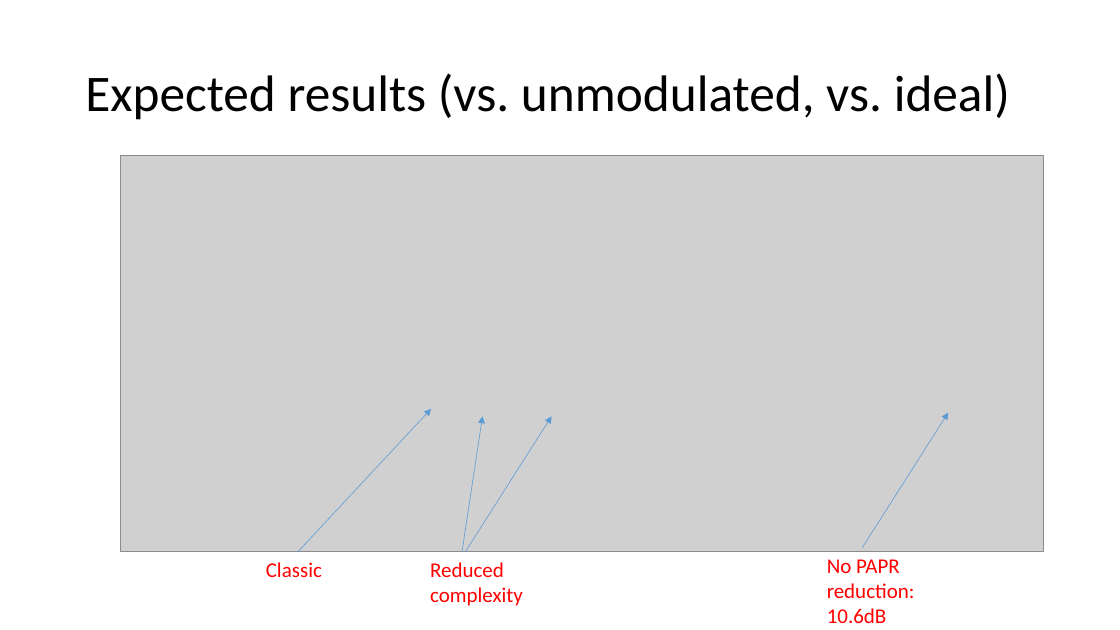
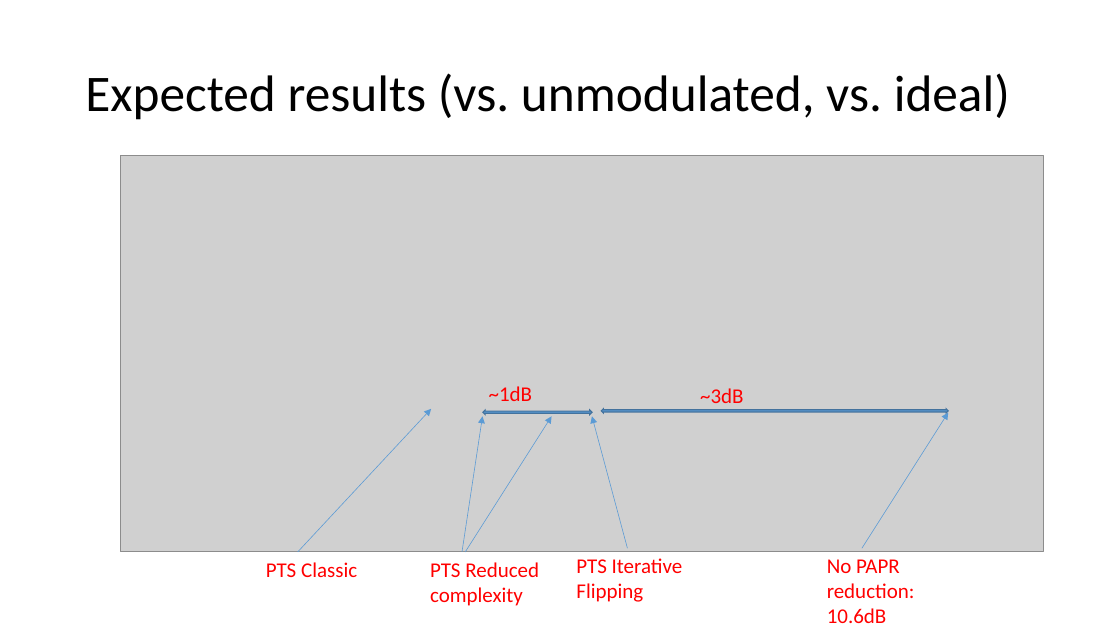
Before and after one commit to liorkissos/VLF-Simulations, a slide deck: slide 30 of PAPR Reduction- PTS.pptx. Drawn at 1120x630 pixels with LibreOffice and Linux fonts; fonts in the diff are those of the drawing; grey boxes stand for pictures. Boxes give left, top, right and bottom in pixels: in the first picture for what was removed or moved away, otherwise in the second. Text is boxed around its words. In the diff, an @@ line names an element or a change of style, - is before the commit and + after.

Commit message:
updated presentation

```diff
--- a/PAPR Reduction- PTS.pptx
+++ b/PAPR Reduction- PTS.pptx
@@ text added at (x1=489, y1=386, x2=532, y2=401), 18 pt, text #FF0000 @@
+~1dB
@@ text added at (x1=700, y1=388, x2=743, y2=403), 18 pt, text #FF0000 @@
+~3dB
@@ left right arrow added at (x1=483, y1=410, x2=592, y2=414), fill #5B9BD5, outline #43739E 1 pt @@
@@ arrow added from (628, 549) to (592, 417), #5B9BD5 0.5 pt @@
@@ left right arrow added at (x1=602, y1=409, x2=949, y2=413), fill #5B9BD5, outline #43739E 1 pt @@
@@ text at (x1=266, y1=562, x2=357, y2=577): text changed @@
-Classic
+PTS Classic
@@ text at (x1=430, y1=562, x2=539, y2=606): text changed @@
-Reduced complexity
+PTS Reduced complexity
@@ text added at (x1=576, y1=558, x2=683, y2=602), 18 pt, text #FF0000 @@
+PTS Iterative
+Flipping
```
Also in this commit, not shown: 11 other slides changed, 1 slide added, 1 other file.
